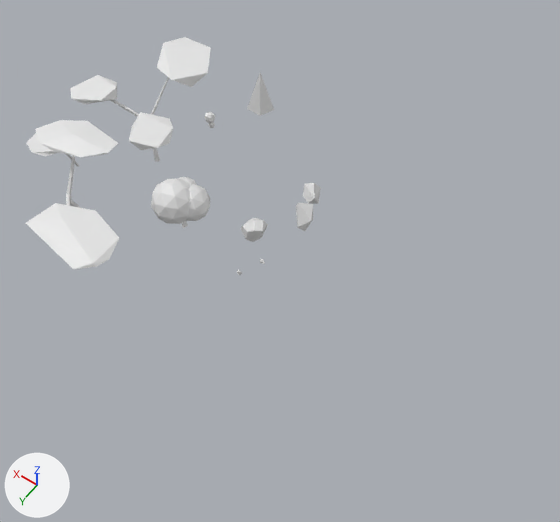
Before and after pictures for a commit that changed the Blender file public/models/assets.blend.
The view is the same before and after, from a camera (50 mm lens) standing at (-27.1, 29.9, 36.5) and looking at (-10.1, 6.1, -0.9). Arrows for +X, +Y and +Z are at lower left; the lights stay in place.

Names of what the first picture shows: 'Tree', 'Tree2', 'Tree3', 'Tree4'.
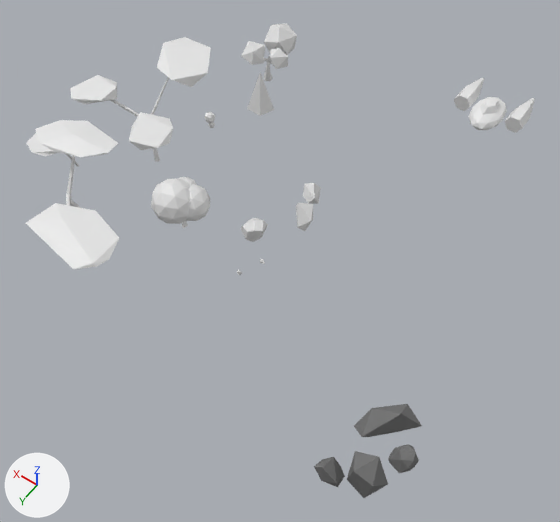
Commit message: Added space ship model.

Patch to the scene script:
```diff
--- a/public/models/assets.blend.py
+++ b/public/models/assets.blend.py
@@ mat_rock_002 @@
+mat_rock_002 = diffuse_material('Rock.002')
+mat_rock_002.base_color = (0.184, 0.184, 0.184)  # grey #777777
@@ mat_white @@
+mat_white = principled_material('White')
+mat_white.base_color = (0.8, 0.8, 0.8)  # white #e7e7e7
@@ me_icosphere_015 @@
+me_icosphere_015.from_pydata(...)  # 13 vertices, 13 faces; spans x -2.19..0.92, y -1.23..1.52, z -0.23..2.06
+me_icosphere_015.materials.append(mat_rock_002)  # grey #777777
@@ me_icosphere_016 @@
+me_icosphere_016.from_pydata(...)  # 14 vertices, 15 faces; spans x -0.84..0.77, y -0.76..0.57, z -0.71..0.71
+me_icosphere_016.materials.append(mat_rock_002)  # grey #777777
@@ me_icosphere_017 @@
+me_icosphere_017.from_pydata(...)  # 12 vertices, 15 faces; spans x -1.09..0.97, y -1.11..0.79, z -0.7..0.99
+me_icosphere_017.materials.append(mat_rock_002)  # grey #777777
@@ me_icosphere_018 @@
+me_icosphere_018.from_pydata(...)  # 26 vertices, 29 faces; spans x -0.93..0.99, y -0.96..0.99, z -0.21..0.99
+me_icosphere_018.materials.append(mat_rock_002)  # grey #777777
@@ me_cylinder @@
+me_cylinder.from_pydata(...)  # 82 vertices, 95 faces; spans x -5.6..3.03, y -6.87..4.59, z -0.78..9.51
+# faces by material slot: [51, 44]
+me_cylinder.materials.append(mat_brown)  # white #e7e7e7
+me_cylinder.materials.append(mat_green)  # white #e7e7e7
@@ me_icosphere_014 @@
+me_icosphere_014.from_pydata(...)  # 90 vertices, 123 faces; spans x -1.14..0.44, y -1.32..1.34, z -0.51..1.02
+# faces by material slot: [10, 113]
+me_icosphere_014.materials.append(mat_concrete)  # white #e7e7e7
+me_icosphere_014.materials.append(mat_white)  # white #e7e7e7
@@ ob_rock_009 @@
+ob_rock_009 = bpy.data.objects.new('Rock.009', me_icosphere_015)
+ob_rock_009.location = (-20.39, 11.59, -1.67)
@@ ob_rock_006 @@
+ob_rock_006 = bpy.data.objects.new('Rock.006', me_icosphere_016)
+ob_rock_006.location = (-20.21, 16.16, 0.37)
+ob_rock_006.rotation_euler = (-0.599, -0.487, 0.00756)  # degrees (-34, -28, 0.4)
@@ ob_rock_000 @@
+ob_rock_000 = bpy.data.objects.new('Rock.000', me_icosphere_017)
+ob_rock_000.location = (-21.89, 15.4, 0.99)
+ob_rock_000.scale = (0.993, 0.993, 1.55)
@@ ob_rock_007 @@
+ob_rock_007 = bpy.data.objects.new('Rock.007', me_icosphere_018)
+ob_rock_007.location = (-22.78, 13.35, -0.07)
+ob_rock_007.rotation_euler = (0.079, -0.269, -0.00674)  # degrees (4.5, -15, -0.4)
+ob_rock_007.scale = (0.69, 0.69, 1.17)
@@ ob_tree_001 @@
+ob_tree_001 = bpy.data.objects.new('Tree.001', me_cylinder)
+ob_tree_001.location = (0.14, -6.72, 0.08)
+ob_tree_001.scale = (0.378, 0.378, 0.378)
@@ ob_ship @@
+ob_ship = bpy.data.objects.new('Ship', me_icosphere_014)
+ob_ship.location = (-15.9, -8.09, 3.31)
+ob_ship.rotation_euler = (0.0, 0.0, 1.571)  # degrees (0, 0, 90)
+ob_ship.scale = (2.78, 1.79, 1.0)
```

Pixel boxes (x1, y1, x2, y2) of what changed, in the pictures (560 x 522 px):
'Ship', added: after (454, 78, 535, 133)
    faces in mat_white (white #e7e7e7): (454, 78, 535, 133)
    faces in mat_concrete (white #e7e7e7): (480, 97, 499, 115)
'Tree.001', added: after (241, 23, 297, 81)
    faces in mat_green (white #e7e7e7): (241, 23, 297, 69)
    faces in mat_brown (white #e7e7e7): (263, 55, 274, 81)
'Rock.009', added: after (354, 404, 422, 437)
'Rock.000', added: after (347, 451, 388, 498)
'Rock.007', added: after (388, 444, 419, 473)
'Rock.006', added: after (314, 457, 345, 487)
